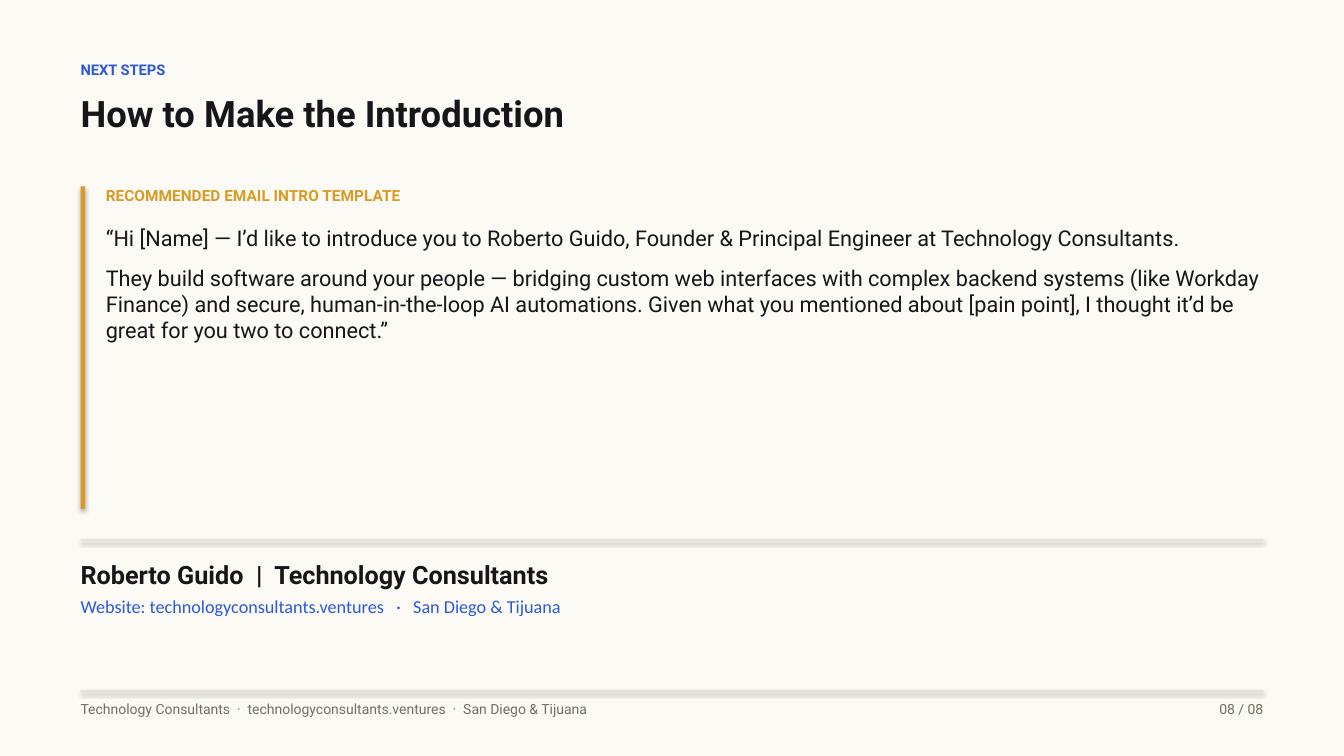
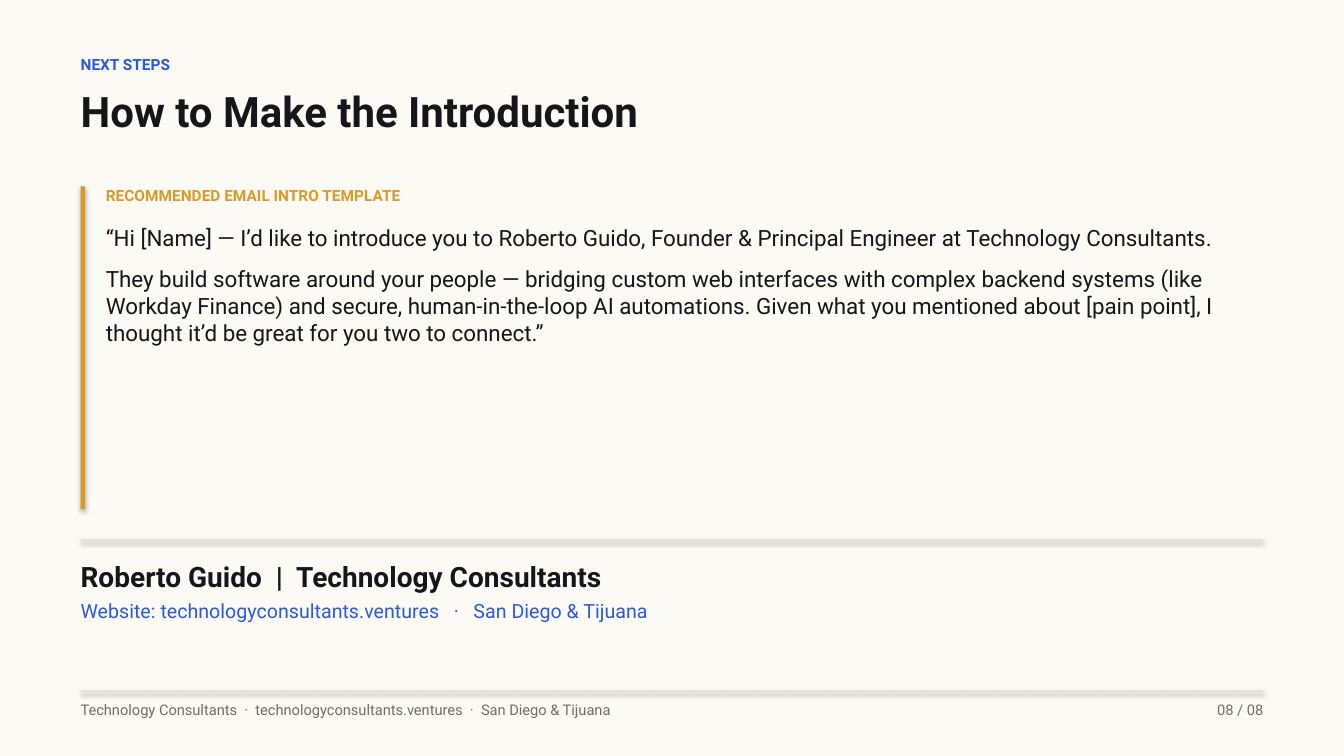
Before and after one commit to rguido198/TechnologyConsultantsVentures, a slide deck: slide 8 of Technology_Consultants_Who_to_Send_My_Way.pptx. Drawn at 1344x756 pixels with LibreOffice and Linux fonts; fonts in the diff are those of the drawing. Boxes give left, top, right and bottom in pixels: in the first picture for what was removed or moved away, otherwise in the second. Text is boxed around its words. In the diff, an @@ line names an element or a change of style, - is before the commit and + after.

Commit message:
Calibrate presentation typography scale (40pt display title, 30pt slide titles, 16pt lede, 11pt eyebrows, 13.5pt body) to match website typography hierarchy

```diff
--- a/Technology_Consultants_Who_to_Send_My_Way.pptx
+++ b/Technology_Consultants_Who_to_Send_My_Way.pptx
@@ text "NEXT STEPS" at bbox=[81, 59, 170, 70]: size 10.5 to 11 pt @@
@@ text "How to Make the Introduction" at bbox=[81, 95, 638, 128]: size 26 to 30 pt @@
@@ text at bbox=[106, 227, 1212, 346]: size 15.5 to 16 pt @@
@@ text "Roberto Guido | Technology Consultants" at bbox=[81, 566, 647, 622]: size 18 to 20 pt in "Roberto Guido | Technology Consultants"; size 13 to 14 pt, font Calibri to Roboto in "Website: technologyconsultants.ventures · San Diego & Tijuan ..." @@
@@ text "Technology Consultants · technologyconsultants.ventures · ..." at bbox=[81, 704, 611, 718]: size 10 to 10.5 pt @@
@@ text "08 / 08" at bbox=[1217, 704, 1263, 715]: size 10 to 10.5 pt @@
```
Also in this commit, not shown: 7 other slides changed, 1 other file.
